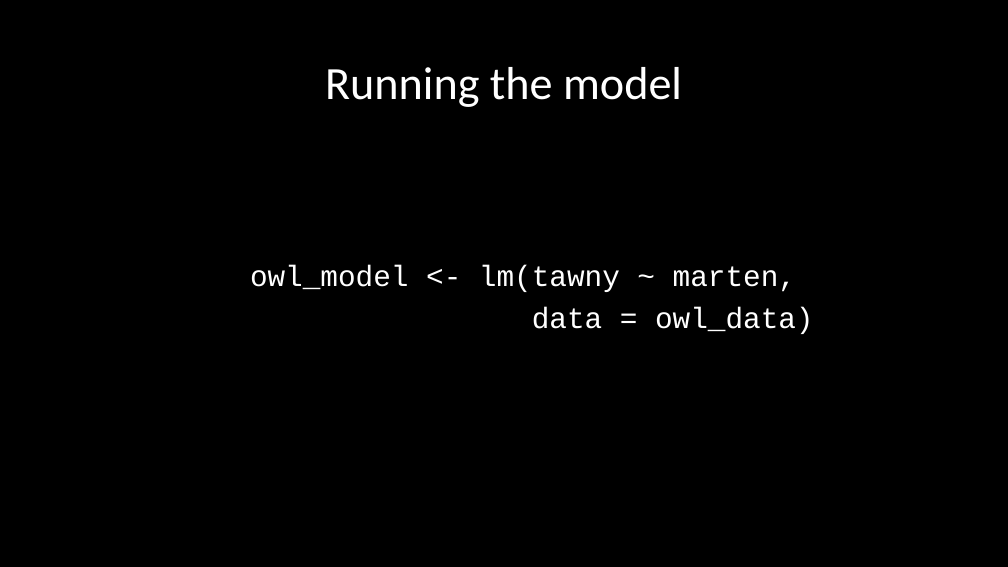
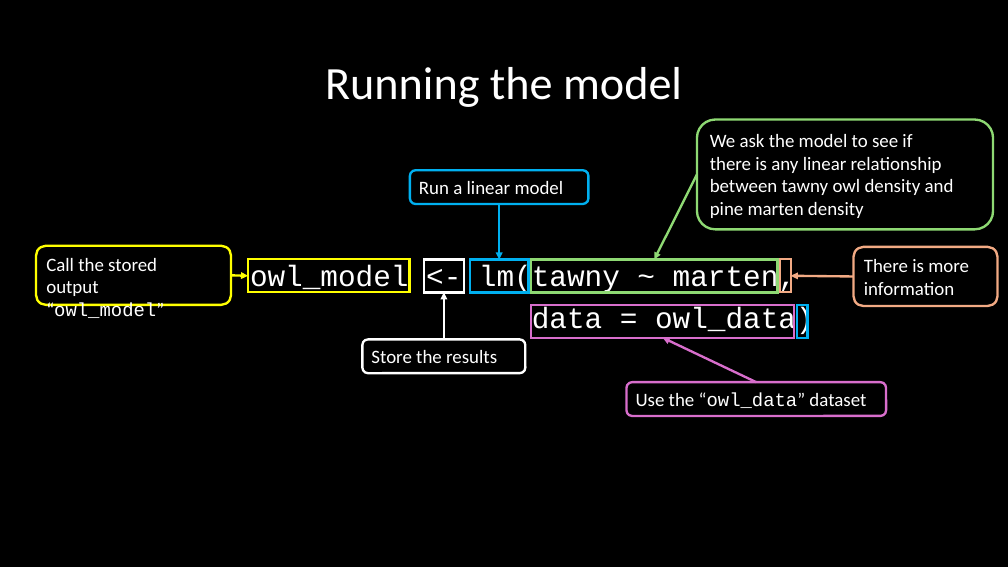
Before and after one commit to DeonRoos/stats-for-biologists, a slide deck: slide 8 of Lecture 5 - Cont LM/Slides/interpret_lm_cont.pptx (slide 7 before the commit). Drawn at 1008x567 pixels with LibreOffice and Linux fonts; fonts in the diff are those of the drawing. Boxes give left, top, right and bottom in pixels: in the first picture for what was removed or moved away, otherwise in the second. Text is boxed around its words. In the diff, an @@ line names an element or a change of style, - is before the commit and + after.

```diff
--- a/Lecture 5 - Cont LM/Slides/interpret_lm_cont.pptx
+++ b/Lecture 5 - Cont LM/Slides/interpret_lm_cont.pptx
@@ rounded rectangle added at [697,119,994,229], outline #8ED973 2.25 pt, 18 pt, text #FFFFFF @@
+We ask the model to see if
+there is any linear relationship
+between tawny owl density and
+pine marten density
@@ arrow added from (697, 175) to (654, 259), #8ED973 2.25 pt @@
@@ group added at [410,170,808,337]: 2 rectangles, 1 rounded rectangle, 1 arrow @@
+Run a linear model
@@ rounded rectangle added at [36,246,231,305], outline #FFFF00 2.25 pt, 18 pt, text #FFFFFF @@
+Call the stored
+output “owl_model”
@@ rectangle added at [248,259,410,293], outline #FFFF00 2.25 pt @@
@@ rectangle added at [424,259,464,292], outline #FFFFFF 2.25 pt @@
@@ rectangle added at [532,259,778,292], outline #8ED973 2.25 pt @@
@@ rectangle added at [780,259,791,293], outline #F2AA84 2.25 pt @@
@@ rounded rectangle added at [854,247,998,306], outline #F2AA84 2.25 pt, 18 pt, text #FFFFFF @@
+There is more
+information
@@ arrow added from (231, 275) to (248, 276), #FFFF00 2.25 pt @@
@@ arrow added from (444, 340) to (444, 293), #FFFFFF 2.25 pt @@
@@ arrow added from (854, 277) to (791, 276), #F2AA84 2.25 pt @@
@@ rectangle added at [532,305,795,337], outline #D86ECC 2.25 pt @@
@@ rounded rectangle added at [362,340,526,374], outline #FFFFFF 2.25 pt, 18 pt, text #FFFFFF @@
+Store the results
@@ arrow added from (756, 383) to (663, 338), #D86ECC 2.25 pt @@
@@ rounded rectangle added at [627,383,886,417], outline #D86ECC 2.25 pt, 18 pt, text #FFFFFF @@
+Use the “owl_data” dataset
```
Also in this commit, not shown: 4 other slides changed, 2 slides added, 2 other files.
